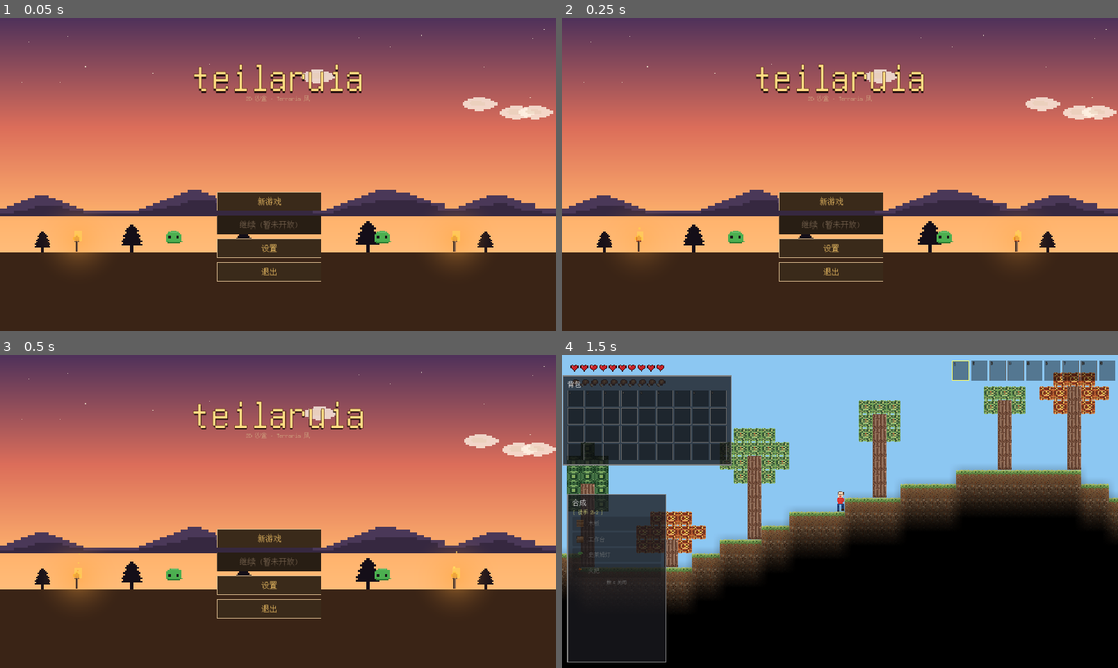
Above: before the commit, frames 1-4 (two rows, left to right).
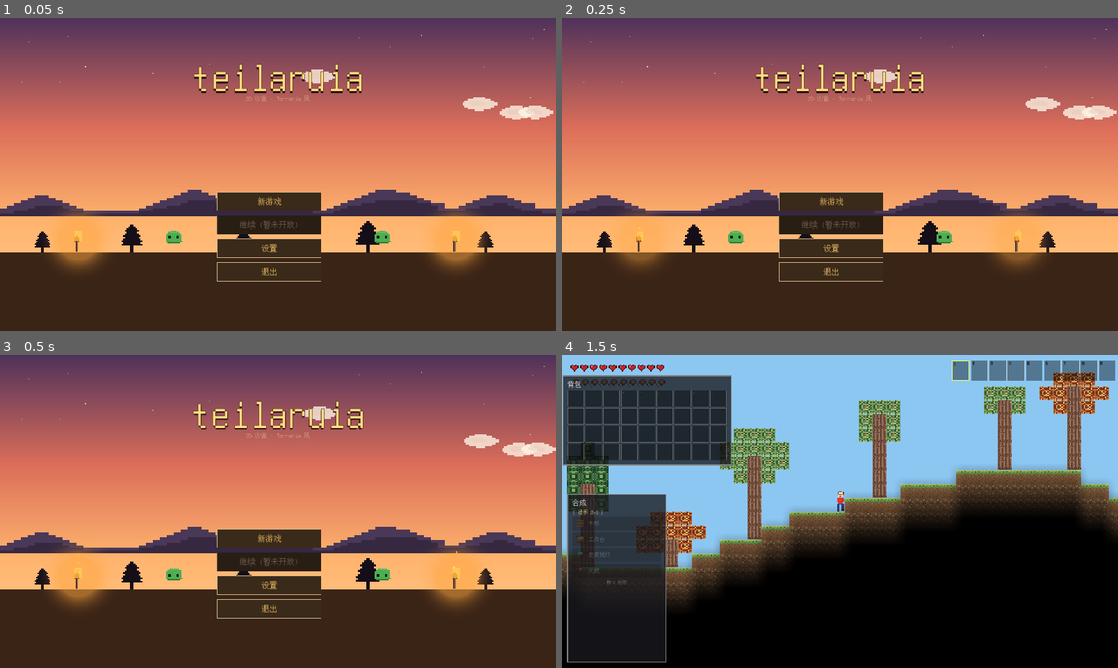
Above: after the commit, the same moments.

Repository: Nornttyy/tielaruia
Game: Godot game, scene res://scenes/main.tscn
Same seed, same stepped clock (60 frames per second), same inputs: the game is played once before the commit and once after it.
Inputs (mouse positions are in pixels of both pictures, inside the frame that each line leads up to):
- Up to frame 1 (0.05 s): no input
- Up to frame 2 (0.25 s): no input
- Up to frame 3 (0.5 s): no input
- Up to frame 4 (1.5 s): click "新游戏" at 0.5 s; tap Enter at 1.25 s; move the mouse to (962, 495) at 1.27 s; hold D (move_right) from 1.28 s (still down); tap E (interact) at 1.35 s; click (962, 495) at 1.42 s

The runs differ from the first frame. In frame 1, 0.6% of the frame differs, in the area x 10-87%, y 62-80%; in frame 2, 0.4%; in frame 3, 0.6%, in the area x 9-87%, y 62-80%; in frame 4, nothing differs.
Error in both runs: Trying to assign value of type 'Sprite2D' to a variable of type 'TileMapLayer'. (res://scripts/world/world.gd:31)

Commit message:
polish(art): radial_gradient 改成软盘 (内 40% 满亮 + 三次方淡出), 轮廓更圆

Diff:
--- a/scripts/autoload/art_cache.gd
+++ b/scripts/autoload/art_cache.gd
@@ -139,16 +139,25 @@
 	return null
 
 
-# 径向白色渐变纹理，供 Light2D 使用。size = 边长 (px)；中心 alpha=1, 边缘 alpha=0。
-# 平方衰减使光圈中心更亮、边缘更柔。每次调用都新建——少量光源没问题，多用时建议在调用方缓存。
+# 径向白色渐变纹理，供 Light2D / 火把光晕等使用。size = 边长 (px)。
+# 圆形软盘: 内 40% 半径满亮, 之后到外 100% 半径平滑淡到 0. 外圆完全透明 → 视觉清晰圆形.
+# 三次方衰减让边缘更柔同时保留明显圆形轮廓.
 func radial_gradient(size: int) -> ImageTexture:
 	var img := Image.create(size, size, false, Image.FORMAT_RGBA8)
 	var center := Vector2(size * 0.5, size * 0.5)
-	var max_dist := size * 0.5
+	var outer_r := size * 0.5
+	var inner_r := outer_r * 0.4
 	for y in size:
 		for x in size:
 			var d: float = Vector2(x, y).distance_to(center)
-			var a: float = clamp(1.0 - d / max_dist, 0.0, 1.0)
-			a = a * a
+			var a: float
+			if d <= inner_r:
+				a = 1.0
+			elif d >= outer_r:
+				a = 0.0
+			else:
+				var t: float = (d - inner_r) / (outer_r - inner_r)  # 0..1
+				a = 1.0 - t
+				a = a * a * a  # 三次方让圆形轮廓更清晰
 			img.set_pixel(x, y, Color(1, 1, 1, a))
 	return ImageTexture.create_from_image(img)
